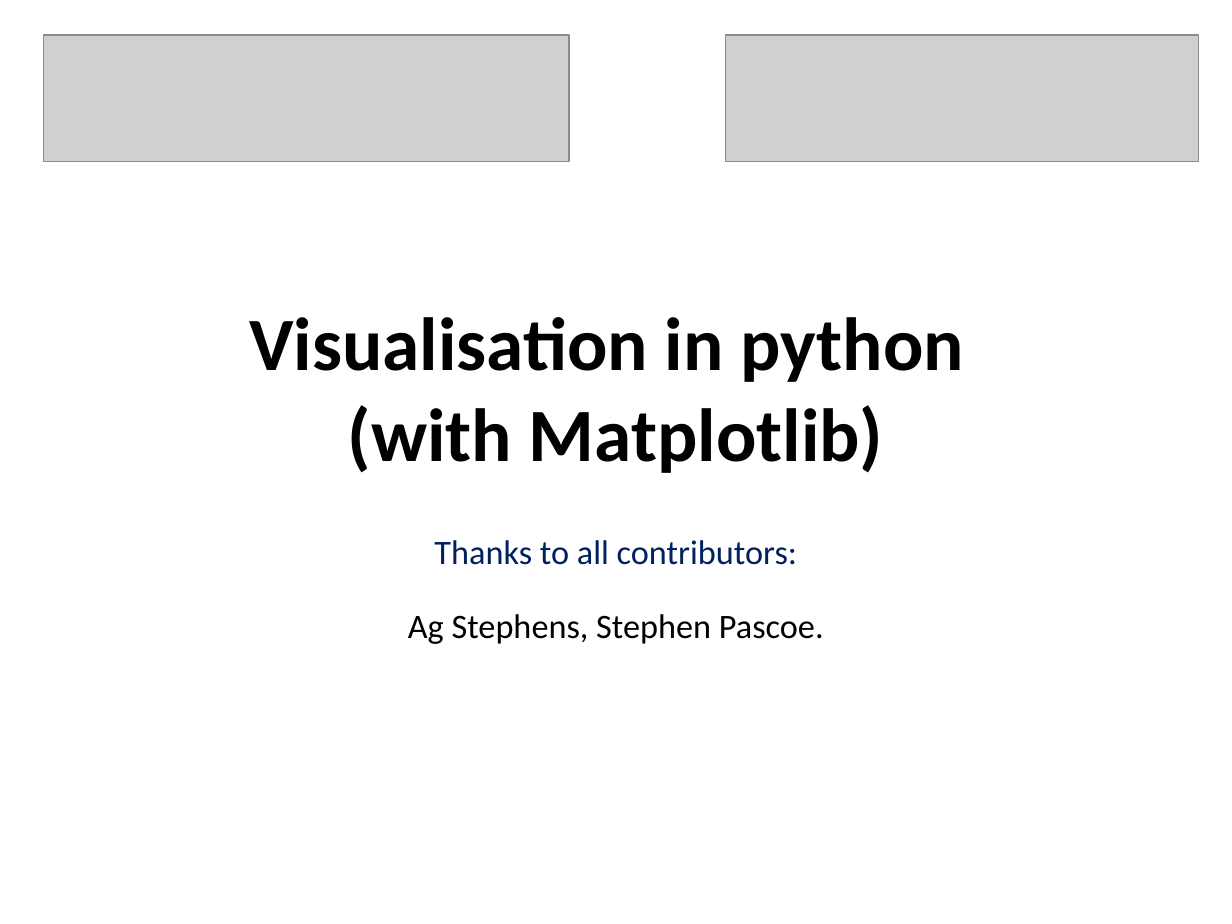
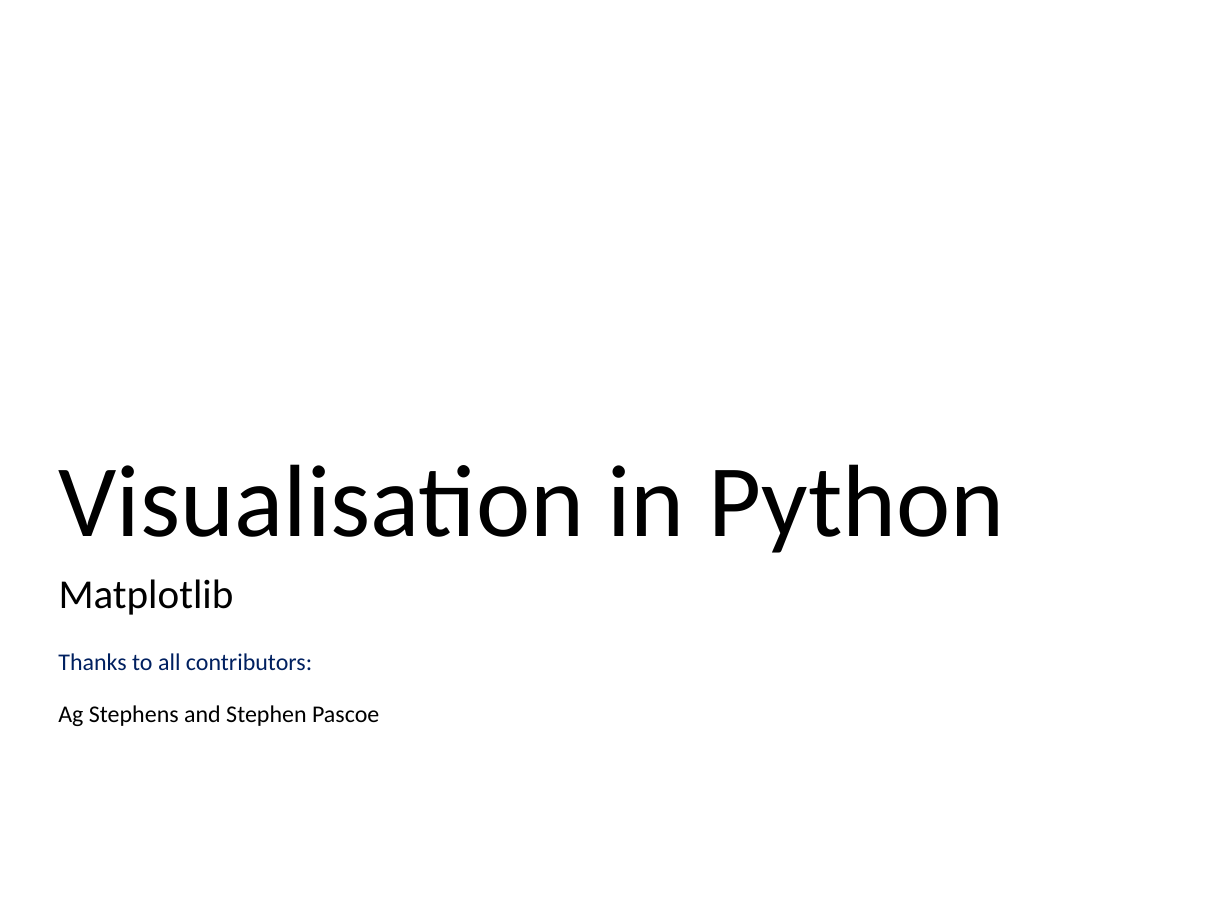
Before and after one commit to ncasuk/ncas-isc, a slide deck: slide 1 of python/presentations/visualisation/matplotlib_and_basemap.ppt. Drawn at 1232x924 pixels with LibreOffice and Linux fonts; fonts in the diff are those of the drawing; grey boxes stand for pictures; background and template pictures are left out. Boxes give left, top, right and bottom in pixels: in the first picture for what was removed or moved away, otherwise in the second. Text is boxed around its words. In the diff, an @@ line names an element or a change of style, - is before the commit and + after.

Commit message:
Added conda env file, added reference to f-strings in python basics and finished visualisation presentation, started editing visualisation exercises

```diff
--- a/python/presentations/visualisation/matplotlib_and_basemap.ppt
+++ b/python/presentations/visualisation/matplotlib_and_basemap.ppt
@@ picture removed at (43,34,569,160) @@
@@ picture removed at (726,34,1199,160) @@
@@ title "Visualisation in Python" at (59,464,1005,553): vertical alignment middle to bottom @@
@@ title at (59,464,1005,553): text changed; size 44 to 60 pt; bold off @@
-Visualisation in python
-(with Matplotlib)
+Visualisation in Python
@@ subtitle added at (59,579,234,615), 24 pt, text #000000 @@
+Matplotlib
@@ text "Thanks to all contributors:": place and size @@
-text "Thanks to all contributors:" at (408,540,824,644)
+text "Thanks to all contributors:" at (58,653,379,726)
@@ text at (58,653,312,670): size 20 to 14 pt in "Thanks to all contributors:"; alignment centre to left; less space between paragraphs @@
@@ text at (58,705,379,726): text changed; size 20 to 14 pt @@
-Ag Stephens, Stephen Pascoe.
+Ag Stephens and Stephen Pascoe
```
Also in this commit, not shown: 38 other slides changed, 2 slides removed, 3 other files.
